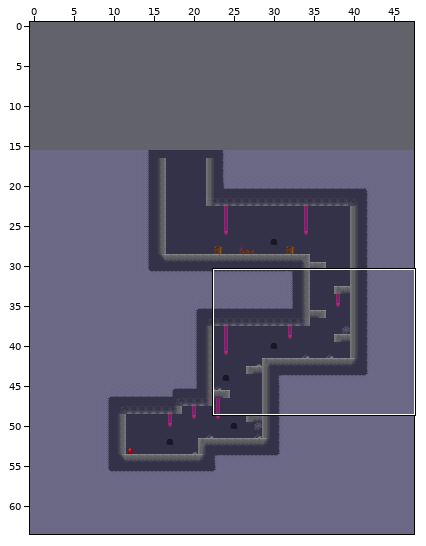
Tiled map, stored at Assets/tower1.tmx. Above: a wide view before the commit, with the close-up outlined.
Close-up. Before the edit:
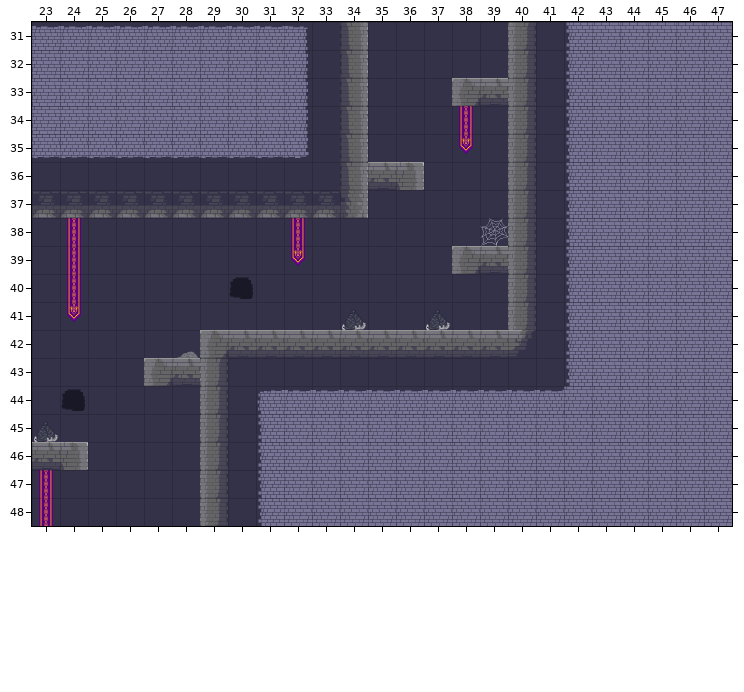
Cells are 64x64 px. Shown: x 23..47, y 31..48. The commit also changed other parts of the map, which this record leaves out. The old version is drawn lined up with the new one.
The same view after the edit:
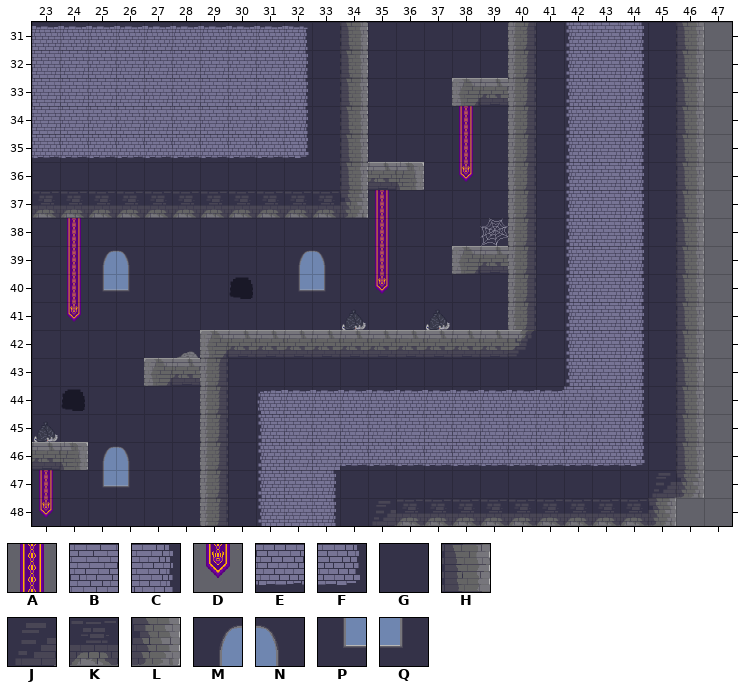
Key: from "Tower Game": A 3, B 9, C 10, D 11, E 17, F 18, G 24, H 44, J 51, K 58, L 59, M 64, N 65, P 72, Q 73.
_ is an empty cell, . an unchanged one.
Change:
map size 48x48 -> 48x64 cells (old content now starts at 0,16; both pictures use the new coordinates)
--- layer "Background"
@@ x 33..47 @@
-31 ...........BBBB
-32 ...........BBBB
-33 ...........BBBB
-34 ...........BBBB
-35 ...........BBBB
-36 ...........BBBB
-37 ...........BBBB
-38 ...........BBBB
-39 ...........BBBB
-40 ...........BBBB
-41 ...........BBBB
-42 ...........BBBB
-43 ...........BBBB
-44 ...........BBBB
-45 ...........BBBB
-46 .BBBBBBBBBBBBBB
-47 BBBBBBBBBBBBBBB
-48 BBBBBBBBBBBBBBB
+31 ...........CGH_
+32 ...........CGH_
+33 ...........CGH_
+34 ...........CGH_
+35 ...........CGH_
+36 ...........CGH_
+37 ...........CGH_
+38 ...........CGH_
+39 ...........CGH_
+40 ...........CGH_
+41 ...........CGH_
+42 ...........CGH_
+43 ...........CGH_
+44 ...........CGH_
+45 ...........CGH_
+46 .EEEEEEEEEEFGH_
+47 CGGGGGGGGGGGJL_
+48 CGJKKKKKKKKKL__
--- layer "Decorations"
@@ x 25..38 @@
-35 .............D
-36 ............._
-37 .........._...
-38 .......A.._...
-39 __.....D_._...
-40 __.....__._...
+35 .............A
+36 .............D
+37 ..........A...
+38 ......._..A...
+39 MN.....MN.A...
+40 PQ.....PQ.D...
@@ x 23..26 @@
-46 ..__
-47 ..__
-48 A...
+46 ..MN
+47 ..PQ
+48 D...
